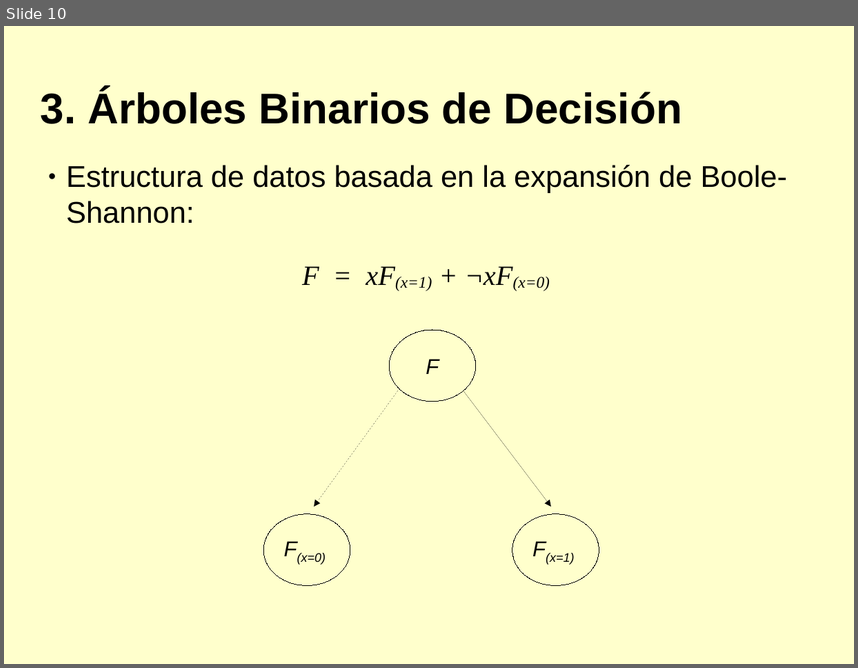
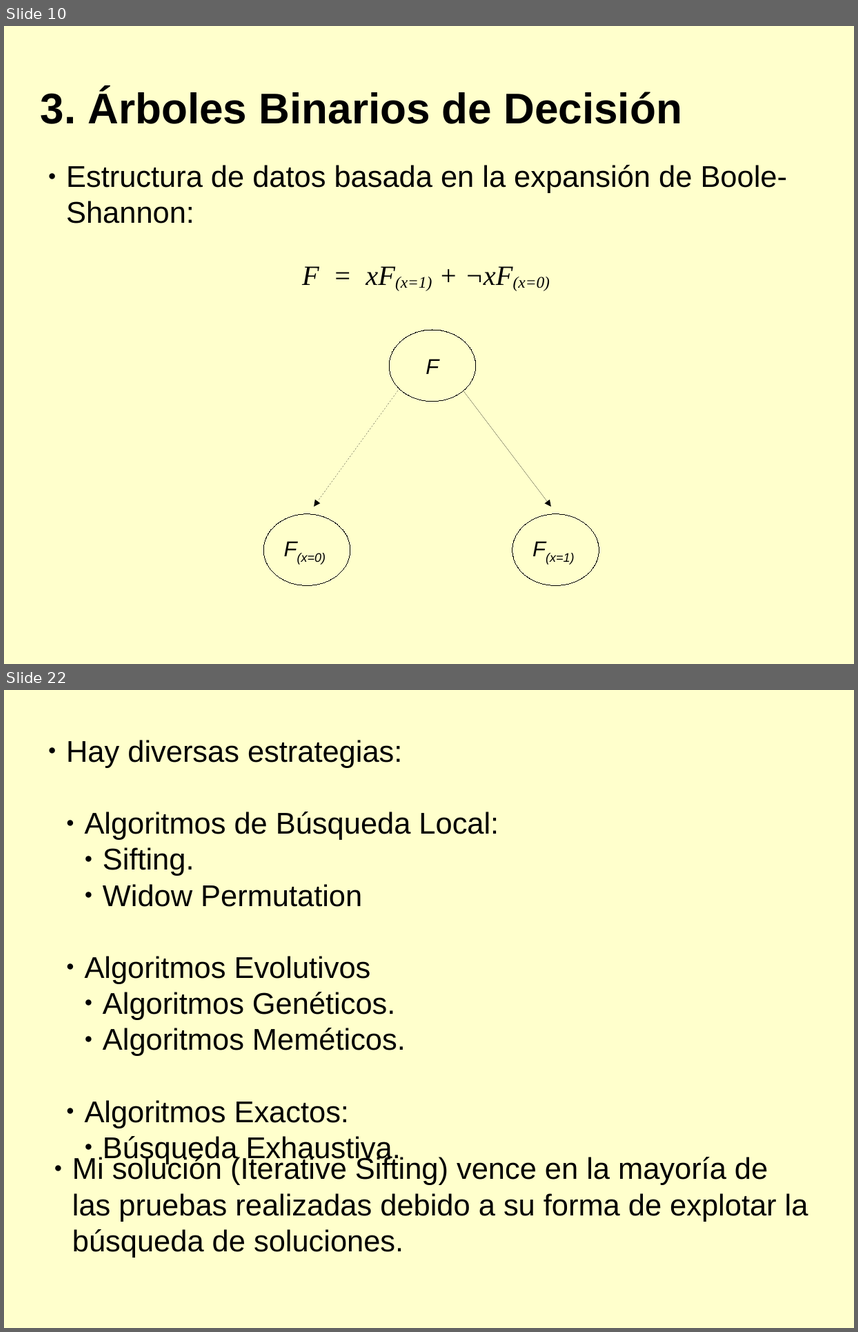
Before and after one commit to diegojromerolopez/djbdd, a slide deck: doc/presentacion.odp. Shown one above the other, each under a label of ours: slide 10 before the commit, slides 10 and 22 after it; the slides between them are not shown. The pictures are 858x668 and 858x1332 pixels, drawn with LibreOffice and Linux fonts; fonts in the diff are those of the drawing. Boxes give left, top, right and bottom in pixels: in the first picture for what was removed or moved away, otherwise in the second. Text is boxed around its words. In the diff, an @@ line names an element or a change of style, - is before the commit and + after.

```diff
--- a/doc/presentacion.odp
+++ b/doc/presentacion.odp
@@ slide 22 added at [4,690,854,1328], background #FFFFCC @@
@@ text added at [66,740,499,1164], 28 pt, text #000000 @@
+● Hay diversas estrategias:
+  ● Algoritmos de Búsqueda Local:
+    ● Sifting.
+    ● Widow Permutation
+  ● Algoritmos Evolutivos
+    ● Algoritmos Genéticos.
+    ● Algoritmos Meméticos.
+  ● Algoritmos Exactos:
+    ● Búsqueda Exhaustiva.
@@ text added at [72,1155,809,1257], 28 pt, text #000000 @@
+● Mi solución (Iterative Sifting) vence en la mayoría de las pruebas realizadas debido a su forma de explotar la búsqueda de soluciones.
```
Also in this commit, not shown: 1 slide changed, 14 other slides added, 3 other files.
